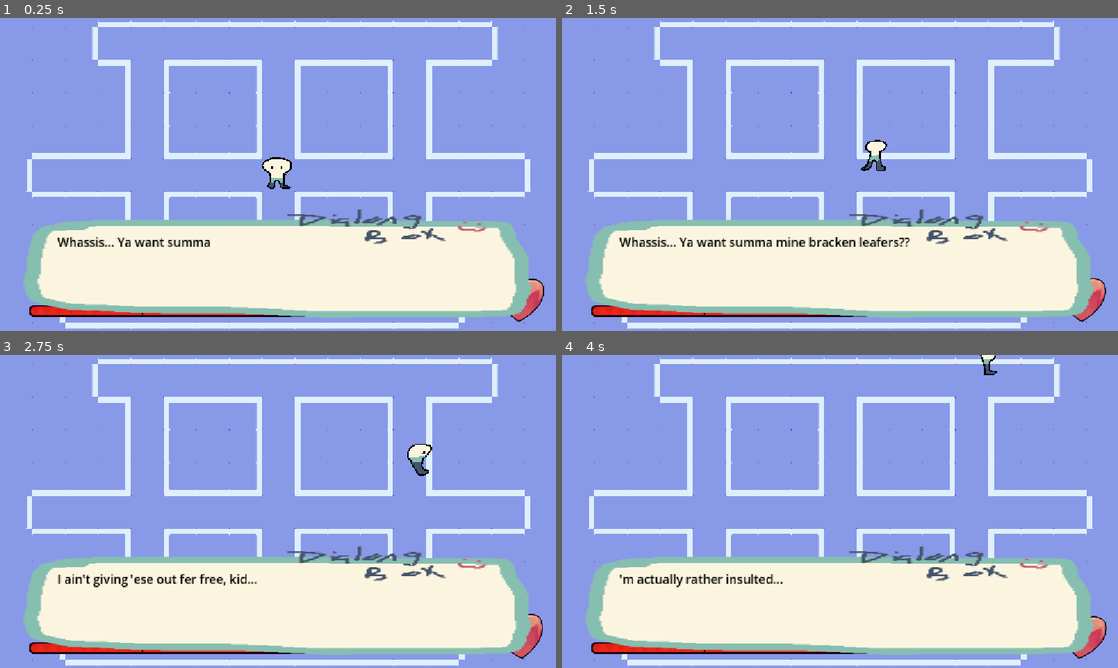
Above: before the commit, frames 1-4 (two rows, left to right).
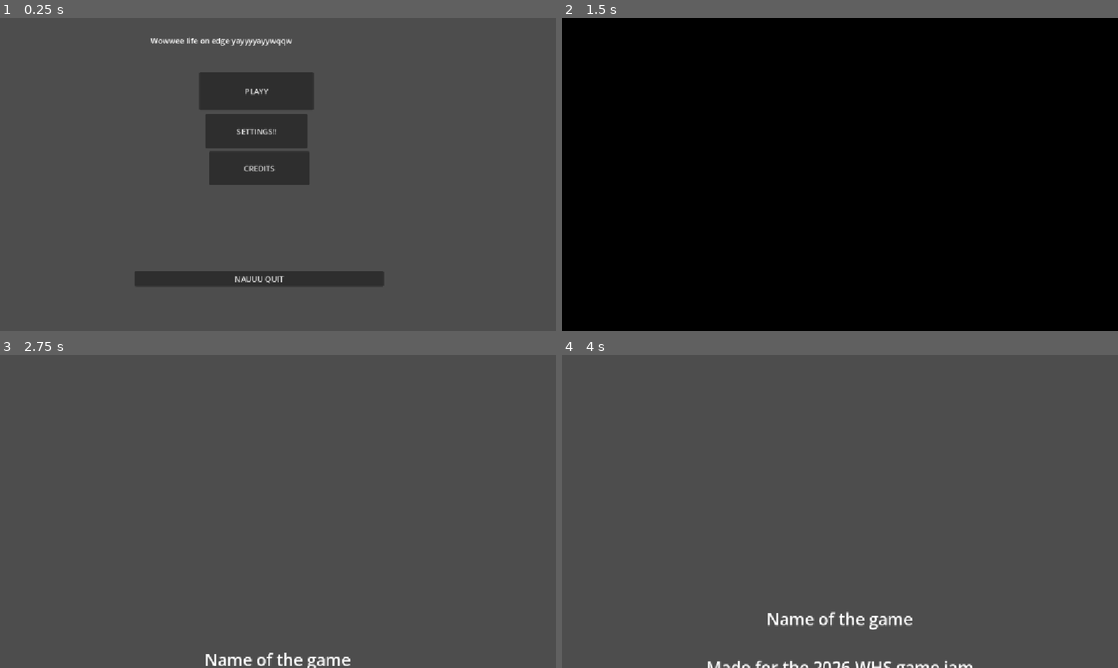
Above: after the commit, the same moments.

Repository: ShockedEmoji/whos-up-grandma
Game: Godot game, scene res://scenes/root.tscn
Same seed, same stepped clock (60 frames per second), same inputs: the game is played once before the commit and once after it. The engine's default icon, where the game draws it, is replaced by a stand-in: a white triangle on a blue panel in a dark square. Sound files missing from this copy of the repository are replaced by a short silence.
Inputs (mouse positions are in pixels of both pictures, inside the frame that each line leads up to):
- Up to frame 1 (0.25 s): no input
- Up to frame 2 (1.5 s): click (823, 168) at 0.5 s, where only the run after the commit has a clickable "CREDITS"; hold Right (right) from 1.28 s (still down); hold Up (up) from 1.28 s (still down)
- Up to frame 3 (2.75 s): keep holding Right (right); release Up (up) at 2.03 s; tap Z (confirm) at 2.1 s; tap Up (up) at 2.27, 2.3, 2.57 s
- Up to frame 4 (4 s): release Right (right) at 2.78 s; hold Left (left) 2.78-3.53 s; hold Up (up) 2.78-3.53 s; hold Right (right) from 3.53 s (still down); tap Z (confirm) at 3.6 s; tap Up (up) at 3.77, 3.8 s

The runs differ from the first frame. In frame 1, 100% of the frame differs, in the area x 0-100%, y 0-100%; in frame 2, 100%; in frame 3, 100%; in frame 4, 100%.

Commit message:
more bee noises and credits

Diff:
--- /dev/null
+++ b/scenes/menu/credits.tscn
@@ -0,0 +1,68 @@
+[gd_scene format=3 uid="uid://csr0kv0vih00r"]
+
+[ext_resource type="Script" uid="uid://cujcan1sgqgoe" path="res://scripts/credits.gd" id="1_0bpdh"]
+
+[sub_resource type="Animation" id="Animation_0bpdh"]
+length = 0.001
+tracks/0/type = "value"
+tracks/0/imported = false
+tracks/0/enabled = true
+tracks/0/path = NodePath("scroll:position")
+tracks/0/interp = 1
+tracks/0/loop_wrap = true
+tracks/0/keys = {
+"times": PackedFloat32Array(0),
+"transitions": PackedFloat32Array(1),
+"update": 0,
+"values": [Vector2(0, 718)]
+}
+
+[sub_resource type="Animation" id="Animation_2ckv8"]
+resource_name = "scroll"
+length = 20.0
+tracks/0/type = "value"
+tracks/0/imported = false
+tracks/0/enabled = true
+tracks/0/path = NodePath("scroll:position")
+tracks/0/interp = 1
+tracks/0/loop_wrap = true
+tracks/0/keys = {
+"times": PackedFloat32Array(0, 20),
+"transitions": PackedFloat32Array(1, 1),
+"update": 0,
+"values": [Vector2(0, 718), Vector2(0, -629)]
+}
+
+[sub_resource type="AnimationLibrary" id="AnimationLibrary_0ctdu"]
+_data = {
+&"RESET": SubResource("Animation_0bpdh"),
+&"scroll": SubResource("Animation_2ckv8")
+}
+
+[node name="credits" type="Node2D" unique_id=1026595019]
+script = ExtResource("1_0bpdh")
+
+[node name="scroll" type="Node2D" parent="." unique_id=1515170874]
+position = Vector2(0, 718)
+
+[node name="Label" type="Label" parent="scroll" unique_id=1246834557]
+offset_left = 2.0
+offset_right = 1149.0
+offset_bottom = 635.0
+theme_override_font_sizes/font_size = 34
+text = "Name of the game
+
+Made for the 2026 WHS game jam
+
+Art
+Thomas Hoshino
+
+Music and sound effects
+Len Suzaki
+
+Code
+Thomas Olav Griffith-Jones"
+horizontal_alignment = 1
+
+[node name="AnimationPlayer" type="AnimationPlayer" parent="." unique_id=1140241748]
+libraries/ = SubResource("AnimationLibrary_0ctdu")
--- a/scenes/menu/main_menu.tscn
+++ b/scenes/menu/main_menu.tscn
@@ -28,7 +28,14 @@
 
 [node name="quit_button" type="Button" parent="." unique_id=1297479044]
 offset_left = 279.0
-offset_top = 295.0
+offset_top = 524.0
 offset_right = 795.0
-offset_bottom = 327.0
+offset_bottom = 556.0
 text = "NAUUU QUIT"
+
+[node name="credits_button" type="Button" parent="." unique_id=738596117]
+offset_left = 433.0
+offset_top = 276.0
+offset_right = 641.0
+offset_bottom = 346.0
+text = "CREDITS"
--- a/scripts/bee_bossfight.gd
+++ b/scripts/bee_bossfight.gd
@@ -31,6 +31,8 @@
 	await small_bee.damaged
 
 	await text_system._say_dialogue("bee ouch")
+
+	DATA.root._play_sound("buzz off")
 
 	$".."._play_music("bee_fight")
 
@@ -76,6 +78,8 @@
 		sprite_2d.play("pain")
 		await get_tree().create_timer(4.0).timeout
 		DATA.root._play_sound("oh honey")
+		await get_tree().create_timer(0.5).timeout
+		DATA.root._play_sound("fling away")
 		await bee_anim_player.animation_finished
 
 		DATA.post_transition_player_pos = Vector2(4471.0, -1510)
--- /dev/null
+++ b/scripts/credits.gd
@@ -0,0 +1,14 @@
+extends Node2D
+
+@onready var animation_player: AnimationPlayer = $AnimationPlayer
+
+# Called when the node enters the scene tree for the first time.
+func _ready() -> void:
+
+	DATA.root._play_music("credits")
+
+	animation_player.play("scroll")
+
+	await animation_player.animation_finished
+
+	DATA.root._fade_transition("menu/main_menu")
--- a/scripts/main_menu.gd
+++ b/scripts/main_menu.gd
@@ -3,6 +3,7 @@
 @onready var play_button: Button = $play_button
 @onready var settings_button: Button = $settings_button
 @onready var quit_button: Button = $quit_button
+@onready var credits_button: Button = $credits_button
 
 var are_buttons_legal: bool = true
 
@@ -10,6 +11,7 @@
 	play_button.pressed.connect(_load_game)
 	settings_button.pressed.connect(_load_settings)
 	quit_button.pressed.connect(_close_game)
+	credits_button.pressed.connect(_show_credits)
 
 	$".."._play_music("menu")
 
@@ -39,3 +41,9 @@
 	if are_buttons_legal:
 		$".."._play_sound("click")
 		get_tree().quit()
+
+func _show_credits():
+	if are_buttons_legal:
+		are_buttons_legal = false
+		$".."._play_sound("click")
+		DATA.root._fade_transition("menu/credits")
--- a/scripts/root.gd
+++ b/scripts/root.gd
@@ -45,10 +45,10 @@
 	# Make sure that no config things have null value
 	_config_load_stuff()
 	#
-	#_change_scene("menu/main_menu")
+	_change_scene("menu/main_menu")
 	#_change_scene("top_down/neo_bossfight")
 	#_change_scene("platformer/final_bossfight")
-	_change_scene("top_down/mafia_bossfight")
+	#_change_scene("top_down/mafia_bossfight")
 
 	_fix_music_volume()
 
@@ -232,6 +232,10 @@
 			music_high = 1.0
 			loop = true
 		"waterfront":
+			m_path = "res://audio/Waterfront.ogg"
+			music_high = 1.0
+			loop = true
+		"credits":
 			m_path = "res://audio/Waterfront.ogg"
 			music_high = 1.0
 			loop = true
@@ -263,6 +267,8 @@
 const JUMP = preload("uid://di8ok3cgnysya")
 const OH_HONEY = preload("uid://bvmxdr02cootr")
 const SHOOTER = preload("uid://cx70go7o2m3cv")
+const BUZZOFF = preload("uid://cppa0gw0blm74")
+const FLUNG_AWAY = preload("uid://bxqlbac83poq3")
 
 
 func _play_sound(sound: String):
@@ -296,6 +302,12 @@
 		"shoot":
 			sound_stream = SHOOTER
 			volume_alter = 0.4
+		"buzz off":
+			sound_stream = BUZZOFF
+			volume_alter = 1.0
+		"fling away":
+			sound_stream = FLUNG_AWAY
+			volume_alter = 1.0
 
 	var player: AudioStreamPlayer = AudioStreamPlayer.new()
 	player.stream = sound_stream
Not shown, added: audio/Buzzoff.mp3.import
Not shown, added: audio/Flung Away.mp3.import
Not shown, added: scripts/credits.gd.uid
Not shown, added: audio/Buzzoff.mp3
Not shown, added: audio/Flung Away.mp3
